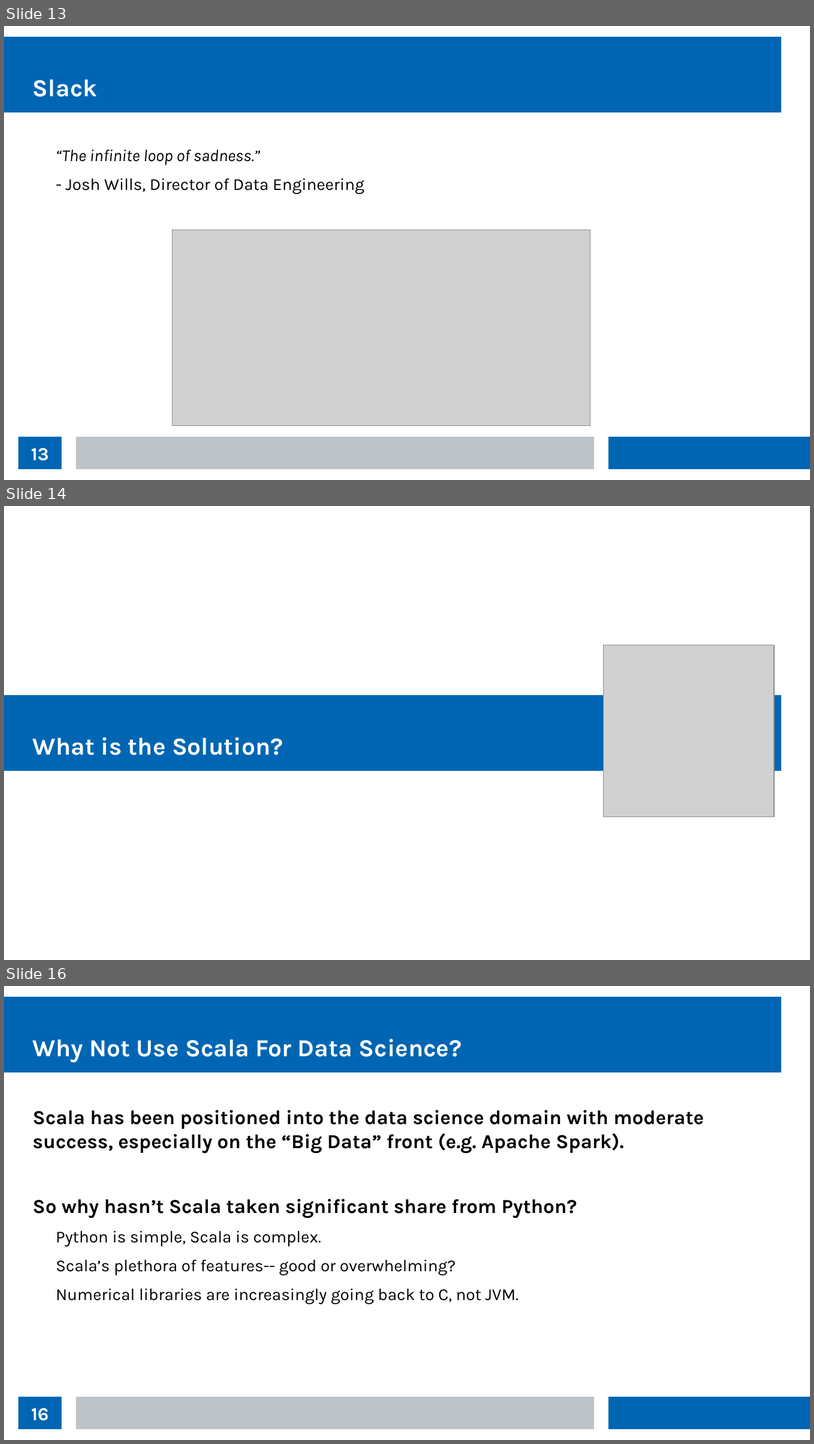
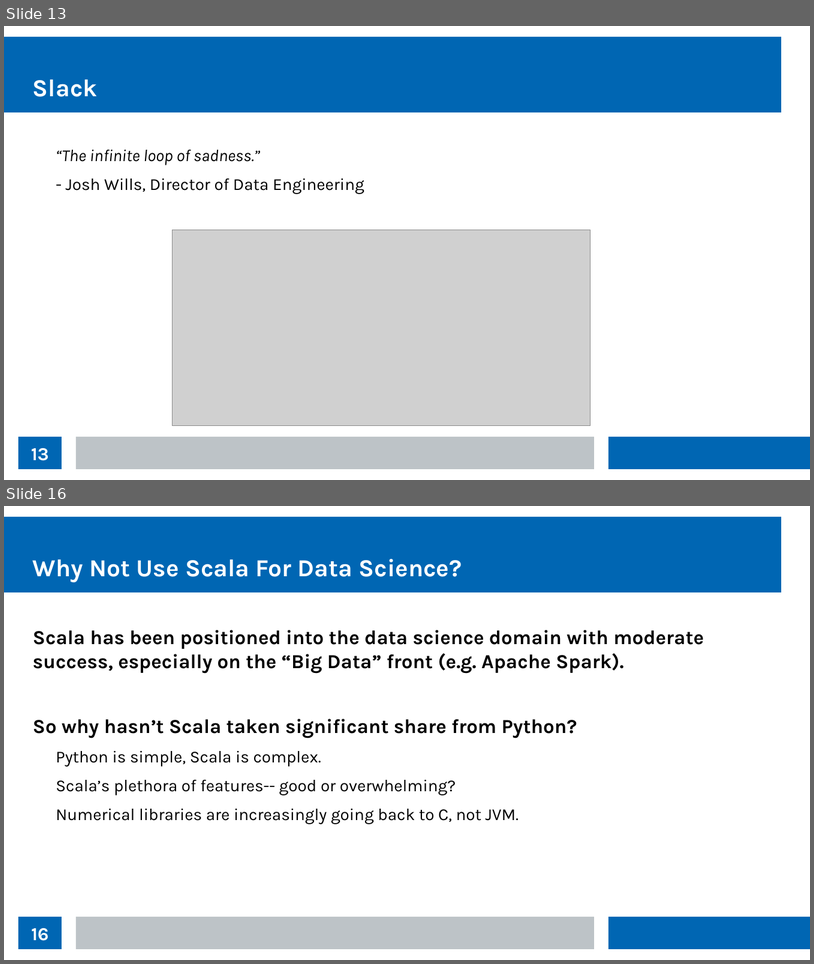
Before and after one commit to thomasnield/kotlin_data_science_talk_ChicagoJUG, a slide deck: kotlin_data_science_talk_chijug_slides.odp. Shown one above the other, each under a label of ours: slides 13, 14 and 16 before the commit, slides 13 and 16 after it; the slides between them are not shown. The pictures are 814x1444 and 814x964 pixels, drawn with LibreOffice and Linux fonts; fonts in the diff are those of the drawing; grey boxes stand for pictures. Boxes give left, top, right and bottom in pixels: in the first picture for what was removed or moved away, otherwise in the second. Text is boxed around its words. In the diff, an @@ line names an element or a change of style, - is before the commit and + after.

```diff
--- a/kotlin_data_science_talk_chijug_slides.odp
+++ b/kotlin_data_science_talk_chijug_slides.odp
@@ slide 14 removed at (x1=4, y1=506, x2=810, y2=960), background #FFFFFF @@
@@ picture removed at (x1=604, y1=645, x2=774, y2=816) @@
@@ rectangle removed at (x1=4, y1=695, x2=782, y2=770) @@
@@ title removed at (x1=33, y1=737, x2=283, y2=755) @@
-What is the Solution?
```
Also in this commit, not shown: 2 slides changed, 4 slides added.
